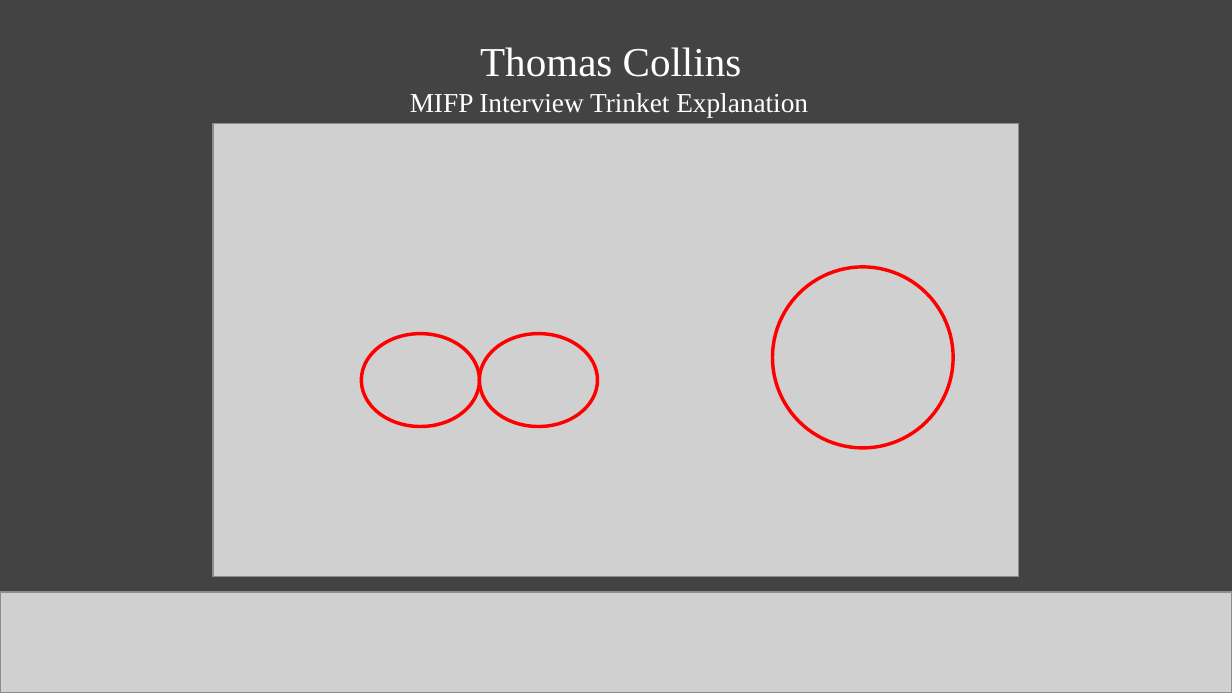
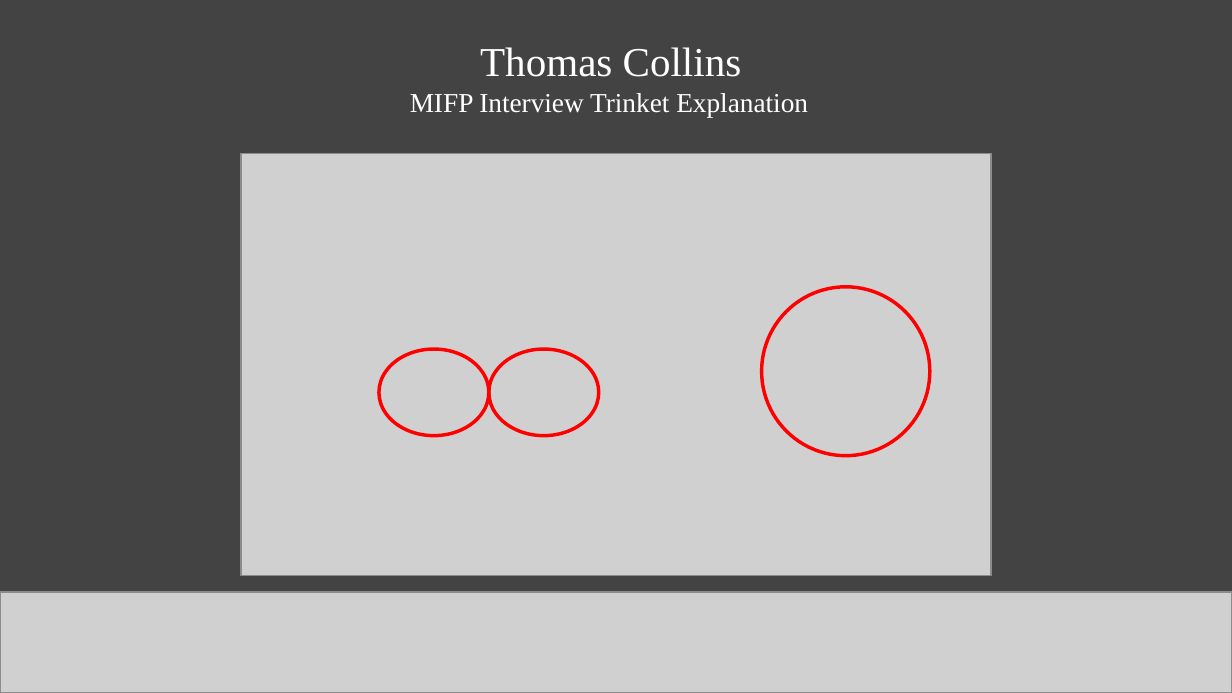
Before and after one commit to twc1001/ThomasCollins, a slide deck: slide 1 of University/UNH Fall 2019/General/MIFP/Rocket Lab Trinkets.pptx. Drawn at 1232x693 pixels with LibreOffice and Linux fonts; fonts in the diff are those of the drawing; grey boxes stand for pictures. Boxes give left, top, right and bottom in pixels: in the first picture for what was removed or moved away, otherwise in the second. Text is boxed around its words. In the diff, an @@ line names an element or a change of style, - is before the commit and + after.

```diff
--- a/University/UNH Fall 2019/General/MIFP/Rocket Lab Trinkets.pptx
+++ b/University/UNH Fall 2019/General/MIFP/Rocket Lab Trinkets.pptx
@@ picture: place and size @@
-picture at [213,123,1019,577]
+picture at [241,153,992,575]
@@ ellipse: place and size @@
-ellipse at [772,267,954,448]
+ellipse at [761,287,930,456]
@@ ellipse: place and size @@
-ellipse at [361,334,479,426]
+ellipse at [379,349,489,435]
@@ ellipse: place and size @@
-ellipse at [479,334,598,426]
+ellipse at [489,349,599,435]
```
Also in this commit, not shown: 3 other slides changed, 10 other files.
